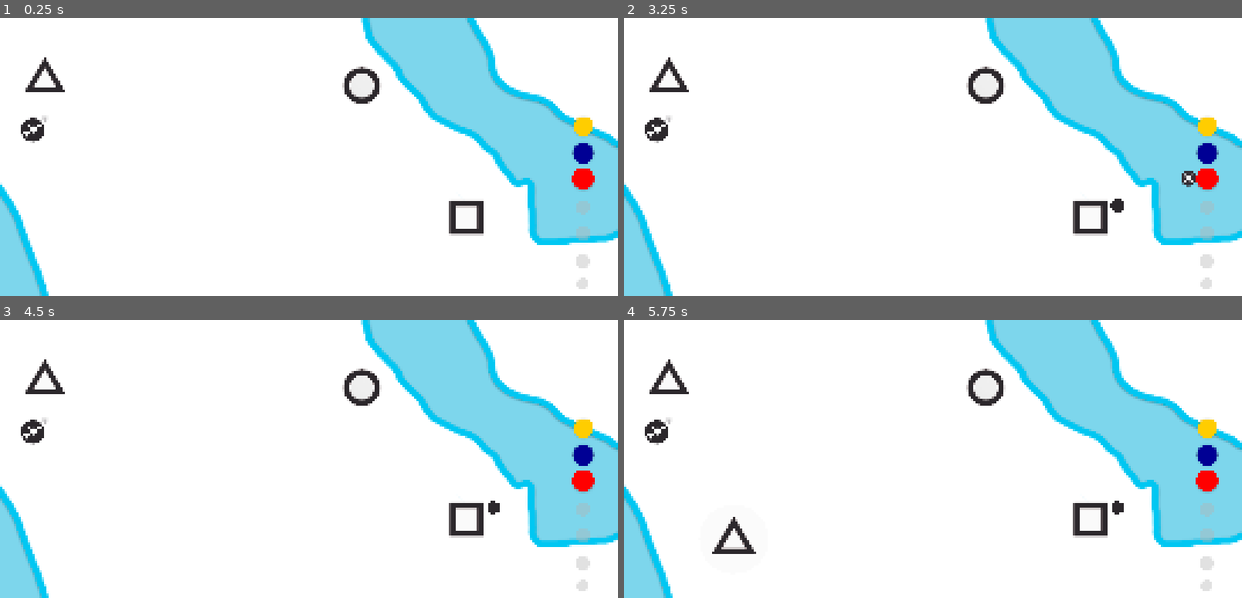
Above: before the commit, frames 1-4 (two rows, left to right).
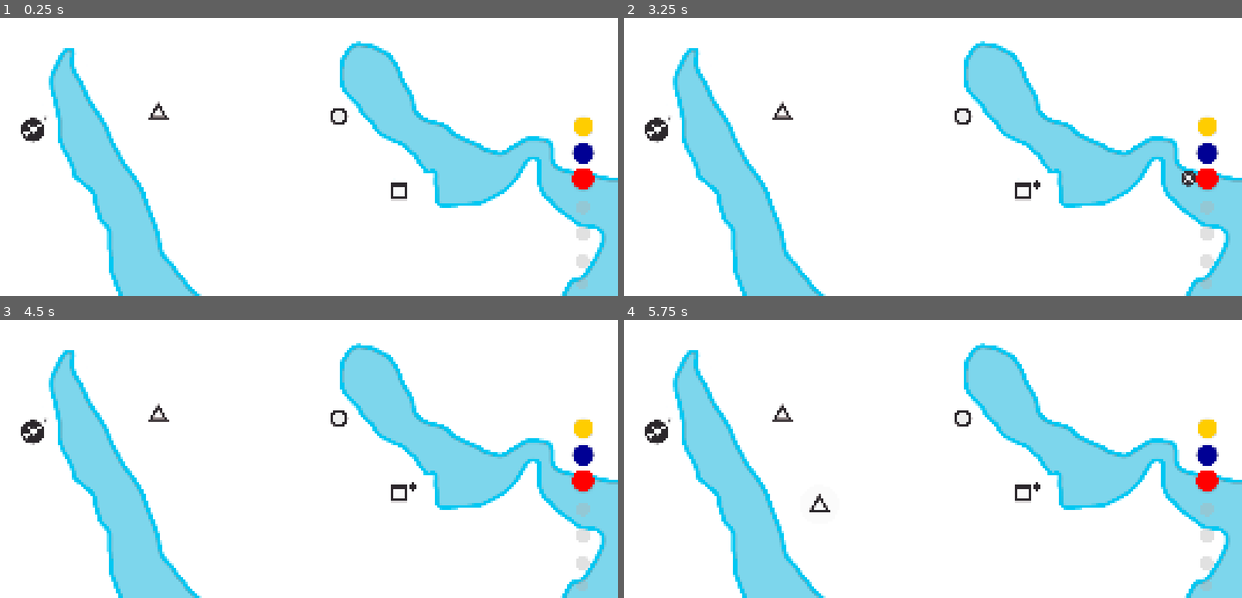
Above: after the commit, the same moments.

Repository: top-it-090304/Holding-Pattern
Game: Godot game, scene res://scene/Main.tscn
Same seed, same stepped clock (60 frames per second), same inputs: the game is played once before the commit and once after it.
Inputs (mouse positions are in pixels of both pictures, inside the frame that each line leads up to):
- Up to frame 1 (0.25 s): no input
- Up to frame 2 (3.25 s): click (1211, 126) at 0.5 s; click (1204, 126) at 1.25 s; click (1204, 154) at 2 s; click (1204, 179) at 2.75 s
- Up to frame 3 (4.5 s): click (568, 481) at 3.5 s; click (580, 428) at 4.25 s
- Up to frame 4 (5.75 s): click (1204, 456) at 5 s

The runs differ from the first frame. In frame 1, 30% of the frame differs, in the area x 0-100%, y 0-100%; in frame 2, 30%; in frame 3, 30%; in frame 4, 30%.

Commit message:
UI: bug fix

Diff:
--- a/scene/Main.tscn
+++ b/scene/Main.tscn
@@ -83,7 +83,7 @@
 [node name="Camera2D" type="Camera2D" parent="." unique_id=273851256]
 position = Vector2(1613, 447)
 ignore_rotation = false
-zoom = Vector2(3.5, 3.5)
+zoom = Vector2(2, 2)
 
 [node name="Map" type="Sprite2D" parent="." unique_id=1367451836]
 z_index = -1
--- a/scripts/Airport.gd
+++ b/scripts/Airport.gd
@@ -51,7 +51,7 @@
 	spawn_animation()
 
 func _process(delta):
-	sprite.scale = Vector2(0.65, 0.65)
+	sprite.scale = Vector2(0.55, 0.55)
 	if is_failed: return
 	if passenger_manager.passengers.size() >= GameData.max_passengers:
 		current_time += delta
@@ -72,7 +72,7 @@
 
 func _draw():
 	if stroke_radius > 3:
-		_draw_stroke(stroke_radius, stroke_color, 25.0)
+		_draw_stroke(stroke_radius, stroke_color, 30.0)
 
 	if pulse_radius and pulse_alpha > 0:
 		var color_with_alpha = pulse_color
@@ -84,15 +84,15 @@
 
 	if current_time > 0:
 		var progress = current_time / max_time
-		var danger_radius = 20.0
+		var danger_radius = 27.0
 		var danger_color = Color(0.553, 0.553, 0.553, 0.78)
-		draw_arc(Vector2.ZERO, danger_radius, -PI/2, -PI/2 + (TAU * progress), 64, danger_color, 22.0, true)
+		draw_arc(Vector2.ZERO, danger_radius, -PI/2, -PI/2 + (TAU * progress), 64, danger_color, 32.5, true)
 
 
 func spawn_animation():
 	sprite.scale = Vector2.ZERO
 	var tween_pop = create_tween().set_trans(Tween.TRANS_BACK).set_ease(Tween.EASE_OUT)
-	tween_pop.tween_property(sprite, "scale", Vector2(0.65, 0.65), 1.0)
+	tween_pop.tween_property(sprite, "scale", Vector2(0.55, 0.55), 1.0)
 
 	pulse_color = Color(0.502, 0.502, 0.502, 0.522)
 	pulse_alpha = 1.0
--- a/scripts/GameData.gd
+++ b/scripts/GameData.gd
@@ -1,7 +1,7 @@
 extends Node
 
-var start_planes: int = 8
-var max_passengers: int = 10
+var start_planes: int = 7
+var max_passengers: int = 7
 var current_week = 1
 
 var high_score: int = 0
--- a/scripts/Main.gd
+++ b/scripts/Main.gd
@@ -50,7 +50,7 @@
 var current_phase: int = 0
 var max_phases: int = 0
 
-var target_zoom := Vector2(3.5, 3.5)
+var target_zoom := Vector2(2.0, 2.0)
 
 var selected_airport = null
 var is_drawing: bool = false
@@ -159,7 +159,7 @@
 		active_airport.append_array(all_zones[current_phase])
 		active_airport.shuffle()
 
-		var zoom_value = 3.5 - (current_phase * 0.15)
+		var zoom_value = 2.0 - (current_phase * 0.15)
 
 		target_zoom = Vector2(zoom_value, zoom_value)
 
--- a/scripts/PassengerManager.gd
+++ b/scripts/PassengerManager.gd
@@ -23,8 +23,8 @@
 
 func draw_passengers(drawer: Node2D):
 	var start_pos = Vector2(22, -8)
-	var spacing = 14.5
-	var max_in_row = 7
+	var spacing = 15
+	var max_in_row = 5
 	var passenger_color = Color(0.173, 0.157, 0.173, 1.0)
 	var p_size = 7.0
 
@@ -40,22 +40,22 @@
 		if i == passengers.size() - 1:
 			current_scale = new_passenger_scale
 
-		if i == 6:
-			start_pos = Vector2(31, -6)
+		if i == 4:
+			start_pos = Vector2(27, -6)
 			pos = start_pos + Vector2(col * spacing, row * spacing)
 			passenger_color.a = 0.86
 
-		elif i > 6:
-			start_pos = Vector2(15, -9)
+		elif i > 4:
+			start_pos = Vector2(11, -11)
 			revers_col = (max_in_row - 1) - col
 			pos = start_pos + Vector2(revers_col * spacing, row * spacing)
 			passenger_color.a = 0.73
 
 		else:
-			start_pos = Vector2(30, -13)
+			start_pos = Vector2(26, -13)
 			pos = start_pos + Vector2(col * spacing, row * spacing)
 
-		if i > 12:
+		if i > 7:
 			break
 
 		match shape:
